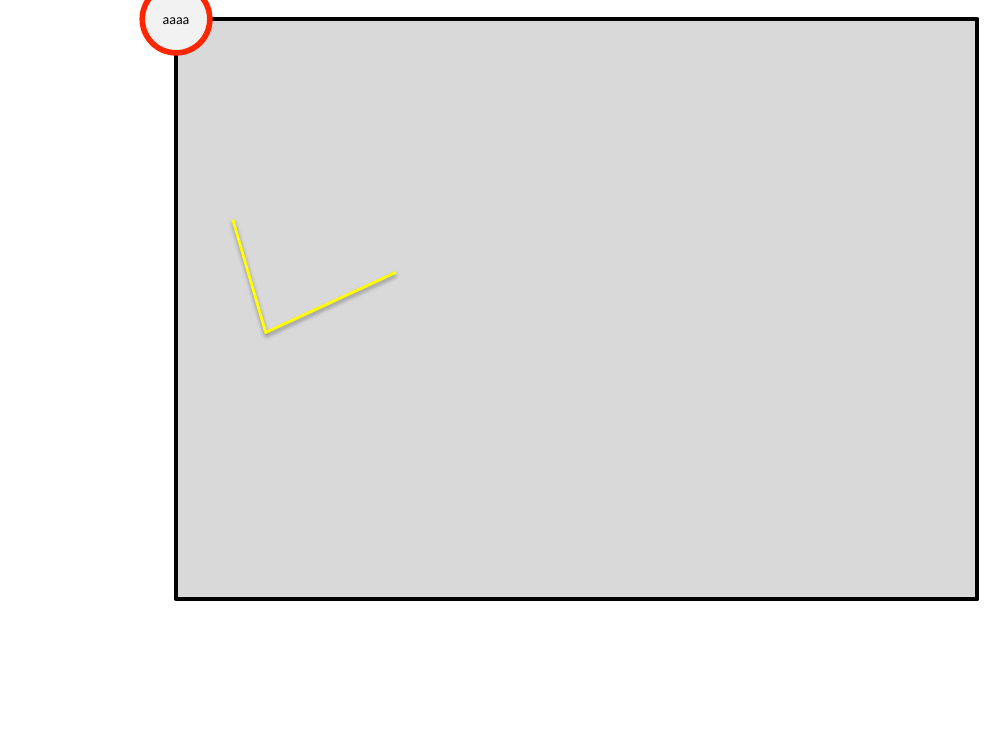
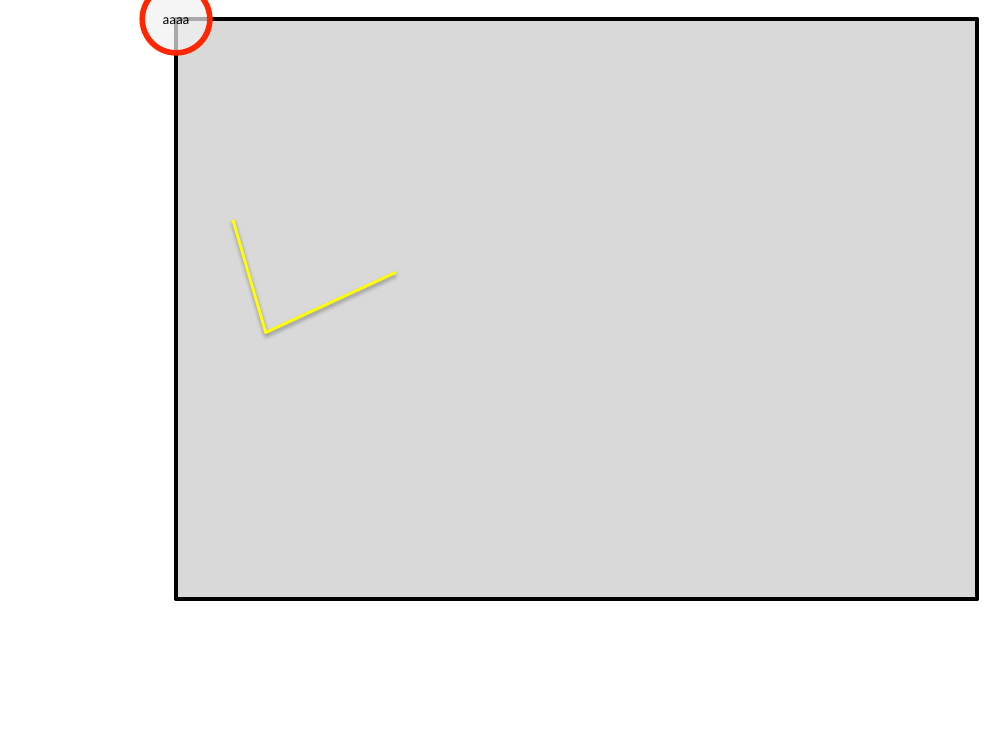
Before and after one commit to debrief/ppt_renderer, a slide deck: slide 1 of donor.pptx. Drawn at 1008x756 pixels with LibreOffice and Linux fonts; fonts in the diff are those of the drawing. Boxes give left, top, right and bottom in pixels: in the first picture for what was removed or moved away, otherwise in the second. Text is boxed around its words. In the diff, an @@ line names an element or a change of style, - is before the commit and + after.

```diff
--- a/donor.pptx
+++ b/donor.pptx
@@ ellipse "aaaa" at <box>142,0,210,52</box>: fill #F2F2F2 to #F2F2F2 at 70% opacity @@
```
Also in this commit, not shown: 4 other files.
